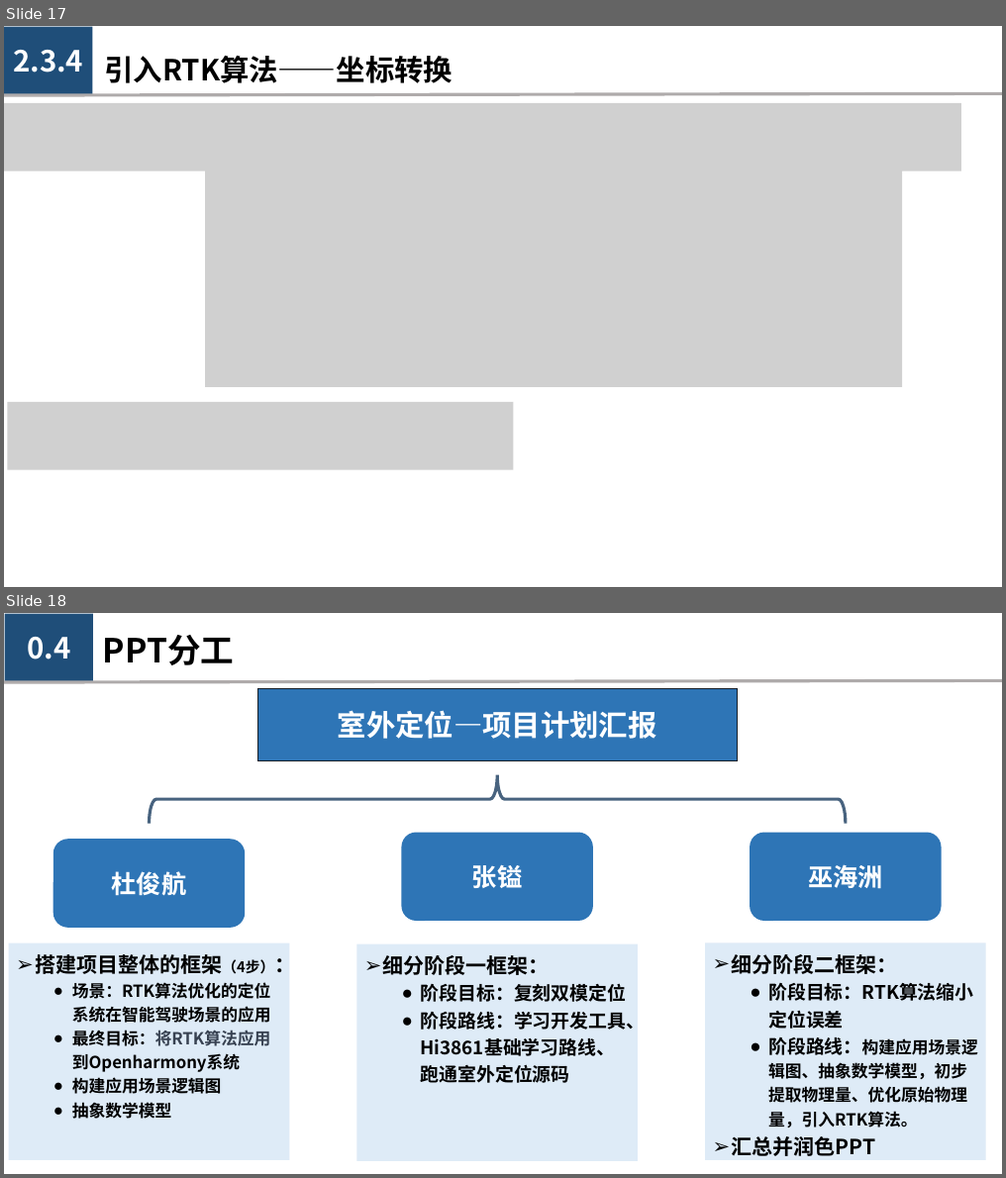
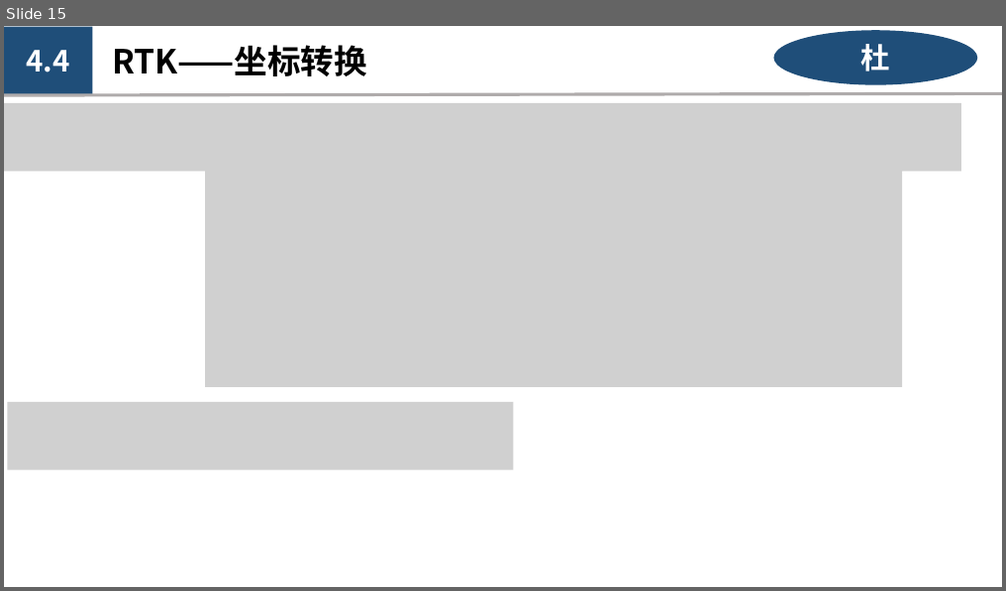
Before and after one commit to kashima19960/ppt-summary, a slide deck: summary/lastest_version/室外定位—项目计划汇报.pptx. Shown one above the other, each under a label of ours: slides 17 and 18 before the commit, slide 15 after it. The pictures are 1006x1178 and 1006x591 pixels, drawn with LibreOffice and Linux fonts; fonts in the diff are those of the drawing; grey boxes stand for pictures. Boxes give left, top, right and bottom in pixels: in the first picture for what was removed or moved away, otherwise in the second. Text is boxed around its words. In the diff, an @@ line names an element or a change of style, - is before the commit and + after.

```diff
--- a/summary/lastest_version/室外定位—项目计划汇报.pptx
+++ b/summary/lastest_version/室外定位—项目计划汇报.pptx
@@ slide 18 removed at (x1=4, y1=613, x2=1002, y2=1174), background #FFFFFF @@
@@ rectangle removed at (x1=5, y1=614, x2=93, y2=682) @@
-0.4
@@ text removed at (x1=103, y1=635, x2=234, y2=665) @@
-PPT分工
@@ line removed from (4, 682) to (1002, 680) @@
@@ rectangle removed at (x1=257, y1=689, x2=738, y2=761) @@
-室外定位—项目计划汇报
@@ left brace removed at (x1=150, y1=775, x2=846, y2=824) @@
@@ rounded rectangle removed at (x1=54, y1=839, x2=245, y2=928) @@
-杜俊航
@@ rounded rectangle removed at (x1=402, y1=833, x2=593, y2=921) @@
-张镒
@@ rounded rectangle removed at (x1=749, y1=833, x2=942, y2=921) @@
-巫海洲
@@ rectangle removed at (x1=9, y1=943, x2=289, y2=1160) @@
-➢ 搭建项目整体的框架（4步）：
-  ● 场景：RTK算法优化的定位系统在智能驾驶场景的应用
-  ● 最终目标：将RTK算法应用到Openharmony系统
-  ● 构建应用场景逻辑图
-  ● 抽象数学模型
@@ rectangle removed at (x1=356, y1=945, x2=638, y2=1161) @@
-➢ 细分阶段一框架：
-  ● 阶段目标：复刻双模定位
-  ● 阶段路线：学习开发工具、Hi3861基础学习路线、跑通室外定位源码
@@ rectangle removed at (x1=706, y1=943, x2=986, y2=1160) @@
-➢ 细分阶段二框架：
-  ● 阶段目标：RTK算法缩小定位误差
-  ● 阶段路线：构建应用场景逻辑图、抽象数学模型，初步提取物理量、优化原始物理量，引入RTK算法。
-➢ 汇总并润色PPT
@@ what was slide 17 is now slide 15 @@
@@ slide 15 changed as well @@
@@ text in rectangle at (x1=27, y1=50, x2=70, y2=73): text changed @@
-2.3.4
+4.4
@@ text at (x1=112, y1=45, x2=367, y2=76): text changed; size 28 to 32 pt @@
-引入RTK算法——坐标转换
+RTK——坐标转换
@@ ellipse added at (x1=773, y1=31, x2=977, y2=85), fill #1F4E79, 28 pt, text #FFFFFF, bold @@
+杜
```
Also in this commit, not shown: 8 other slides changed, 7 slides added, 9 other slides removed, 1 other file.
